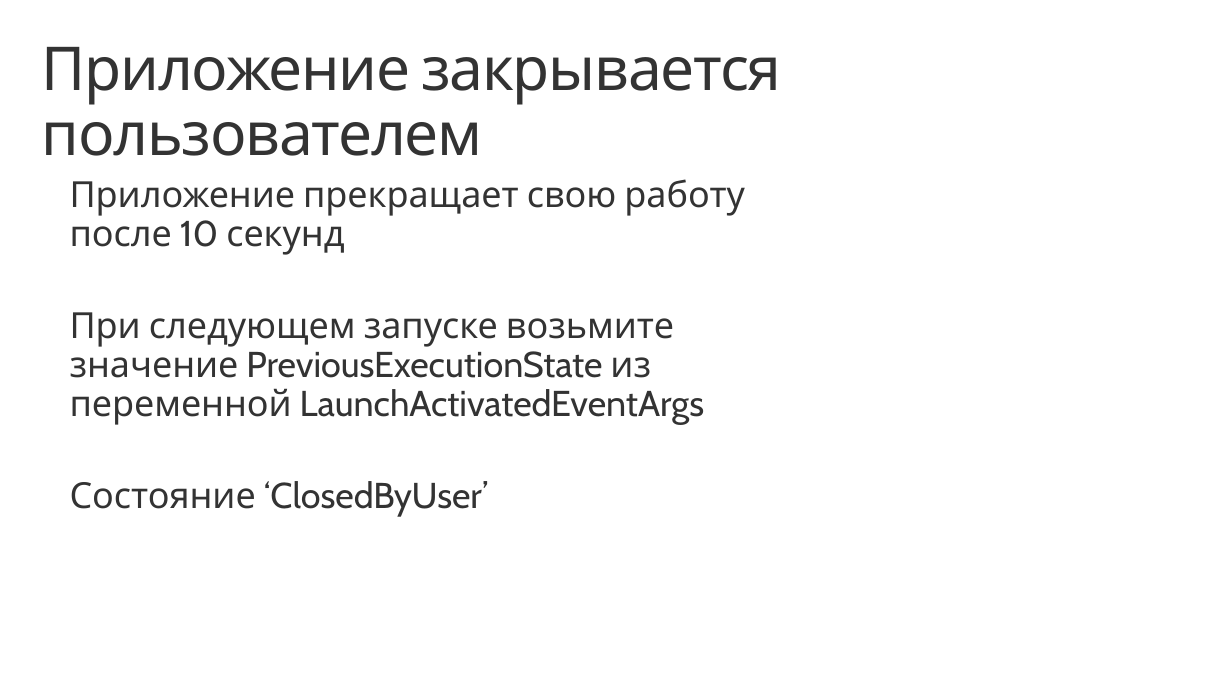
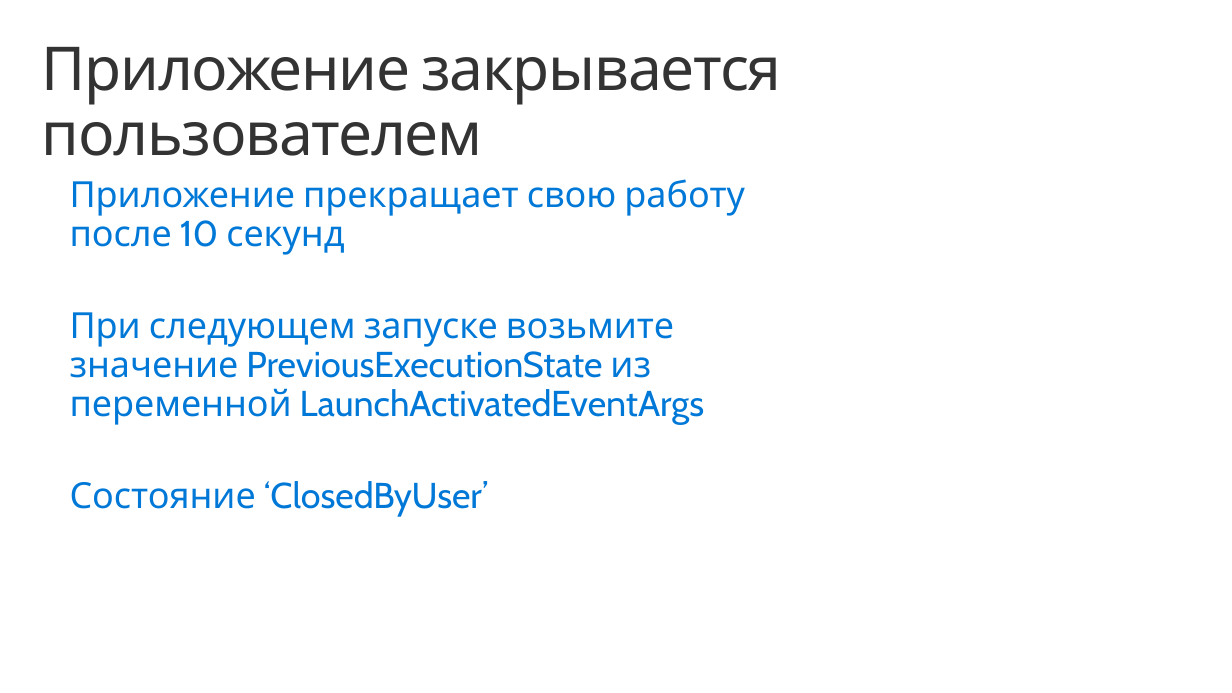
Before and after one commit to evangelism/Win10UWPCourse, a slide deck: slide 22 of 05. Application Lifecycle/5 - Application Lifecycle (RUS).pptx. Drawn at 1232x693 pixels with LibreOffice and Linux fonts; fonts in the diff are those of the drawing; background and template pictures are left out. Boxes give left, top, right and bottom in pixels: in the first picture for what was removed or moved away, otherwise in the second. Text is boxed around its words. In the diff, an @@ line names an element or a change of style, - is before the commit and + after.

```diff
--- a/05. Application Lifecycle/5 - Application Lifecycle (RUS).pptx
+++ b/05. Application Lifecycle/5 - Application Lifecycle (RUS).pptx
@@ text "Приложение прекращает свою работу после ..." at bbox=[70, 179, 745, 516]: text colour #333333 to #0078D7 @@
```
Also in this commit, not shown: 11 other slides changed.
